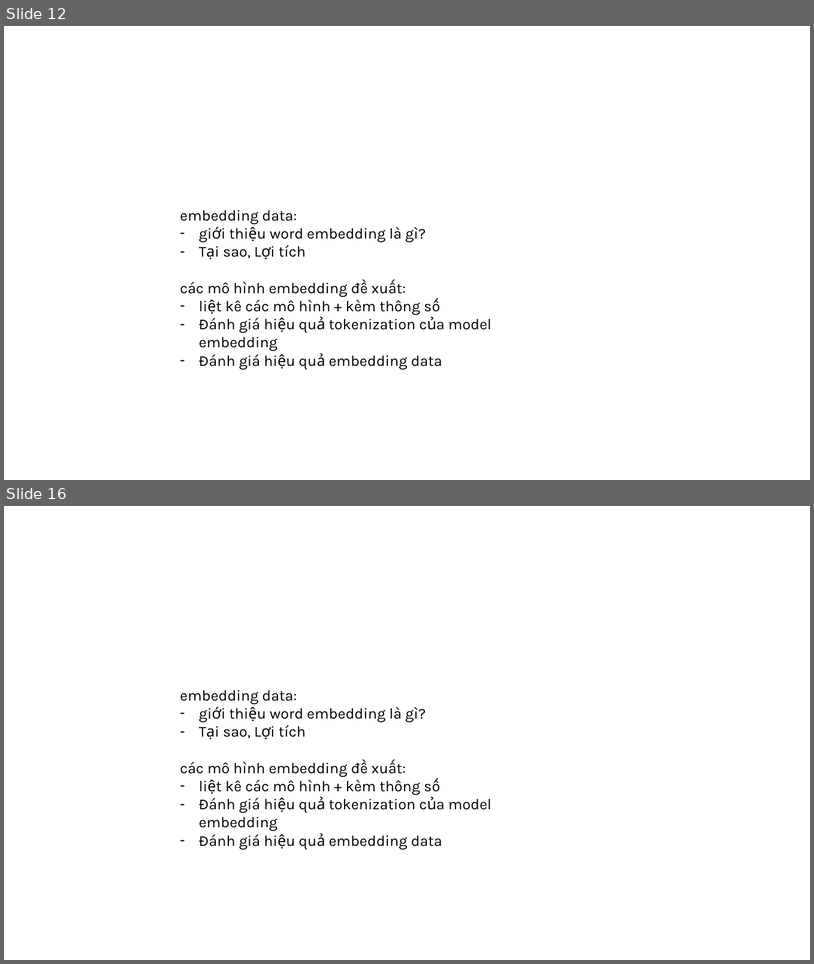
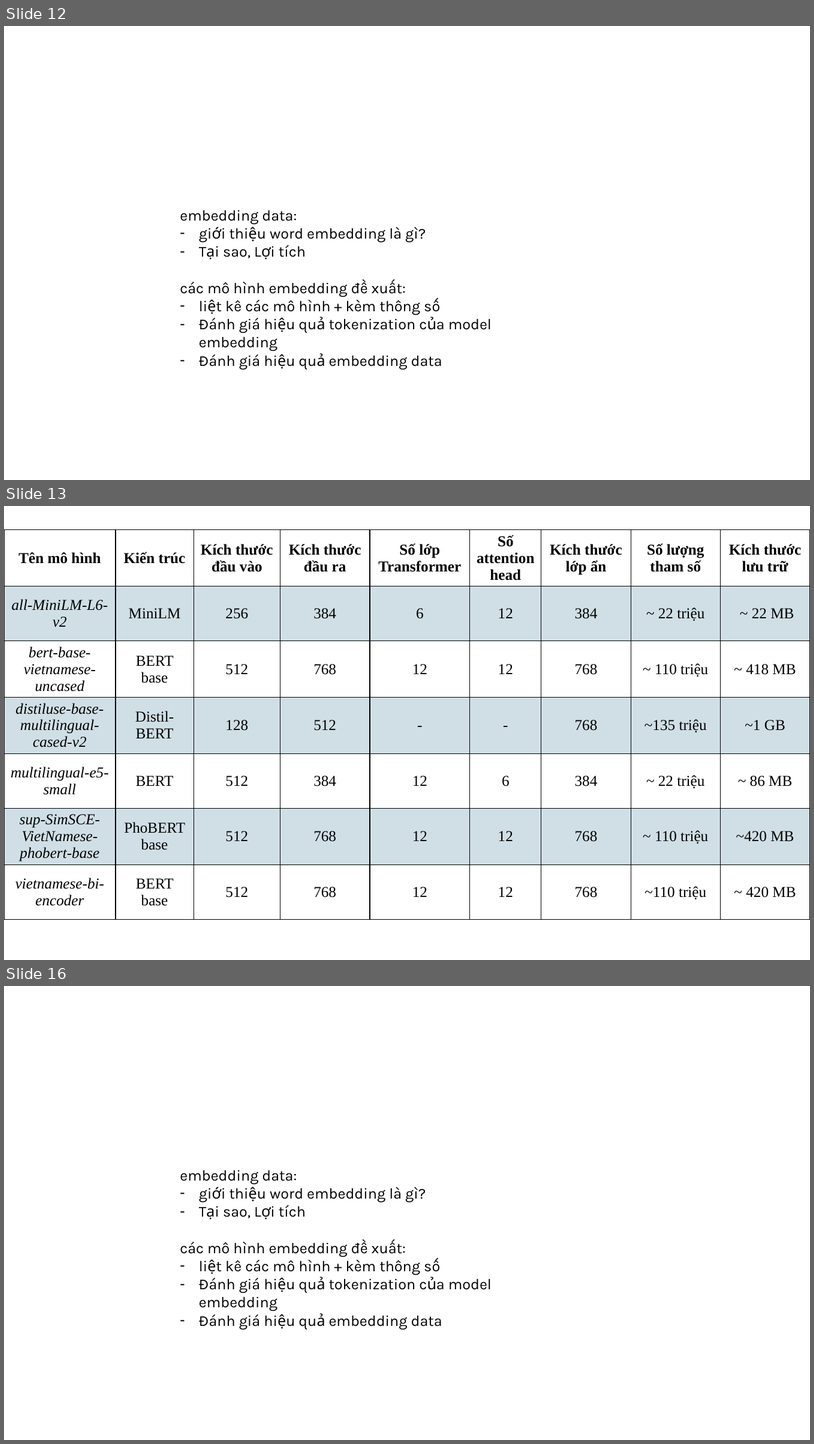
Before and after one commit to ngovanuc/Vietnamese_History_Chatbot, a slide deck: documents/slide bao cao.pptx. Shown one above the other, each under a label of ours: slides 12 and 16 before the commit, slides 12, 13 and 16 after it; the slides between them are not shown. The pictures are 814x964 and 814x1444 pixels, drawn with LibreOffice and Linux fonts; fonts in the diff are those of the drawing. Boxes give left, top, right and bottom in pixels: in the first picture for what was removed or moved away, otherwise in the second. Text is boxed around its words. In the diff, an @@ line names an element or a change of style, - is before the commit and + after.

```diff
--- a/documents/slide bao cao.pptx
+++ b/documents/slide bao cao.pptx
@@ slide 13 added at (4, 506, 810, 960), background #FFFFFF @@
@@ table added at (4, 529, 810, 936), 7 rows, 9 columns @@
+Tên mô hình | Kiến trúc | Kích thước đầu vào | Kích thước đầu ra | Số lớp Transformer | Số attention head | Kích thước lớp ẩn | Số lượng tham số | Kích thước lưu trữ
+all-MiniLM-L6-v2 | MiniLM | 256 | 384 | 6 | 12 | 384 | ~ 22 triệu | ~ 22 MB
+bert-base-vietnamese-uncased | BERT base | 512 | 768 | 12 | 12 | 768 | ~ 110 triệu | ~ 418 MB
+distiluse-base-multilingual-cased-v2 | Distil-BERT | 128 | 512 | - | - | 768 | ~135 triệu | ~1 GB
+multilingual-e5-small | BERT | 512 | 384 | 12 | 6 | 384 | ~ 22 triệu | ~ 86 MB
+sup-SimSCE-VietNamese-phobert-base | PhoBERT base | 512 | 768 | 12 | 12 | 768 | ~ 110 triệu | ~420 MB
+vietnamese-bi-encoder | BERT base | 512 | 768 | 12 | 12 | 768 | ~110 triệu | ~ 420 MB
```
Also in this commit, not shown: 4 other slides added, 3 slides removed.
